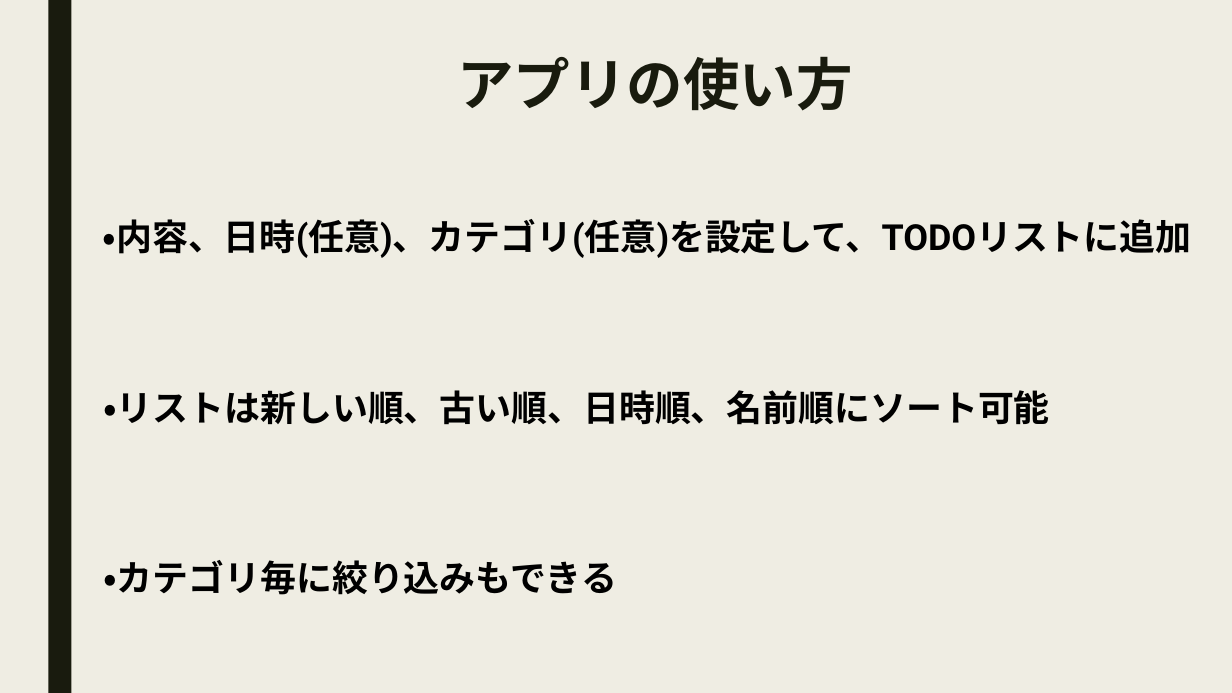
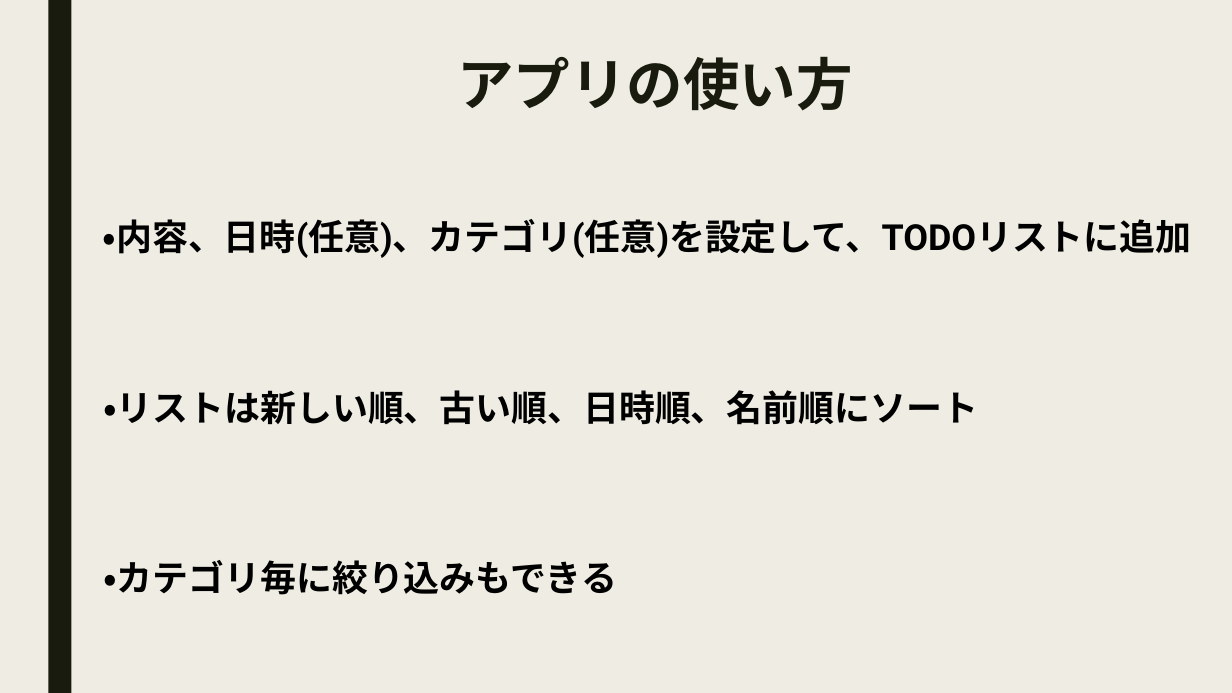
Before and after one commit to utaryu0520/mobile_utagawa2, a slide deck: slide 6 of モバイル授業_todoリスト.pptx. Drawn at 1232x693 pixels with LibreOffice and Linux fonts; fonts in the diff are those of the drawing. Boxes give left, top, right and bottom in pixels: in the first picture for what was removed or moved away, otherwise in the second. Text is boxed around its words. In the diff, an @@ line names an element or a change of style, - is before the commit and + after.

```diff
--- a/モバイル授業_todoリスト.pptx
+++ b/モバイル授業_todoリスト.pptx
@@ text at [103,390,978,425]: text changed @@
-・リストは新しい順、古い順、日時順、名前順にソート可能
+・リストは新しい順、古い順、日時順、名前順にソート
```
Also in this commit, not shown: 2 other slides changed.
